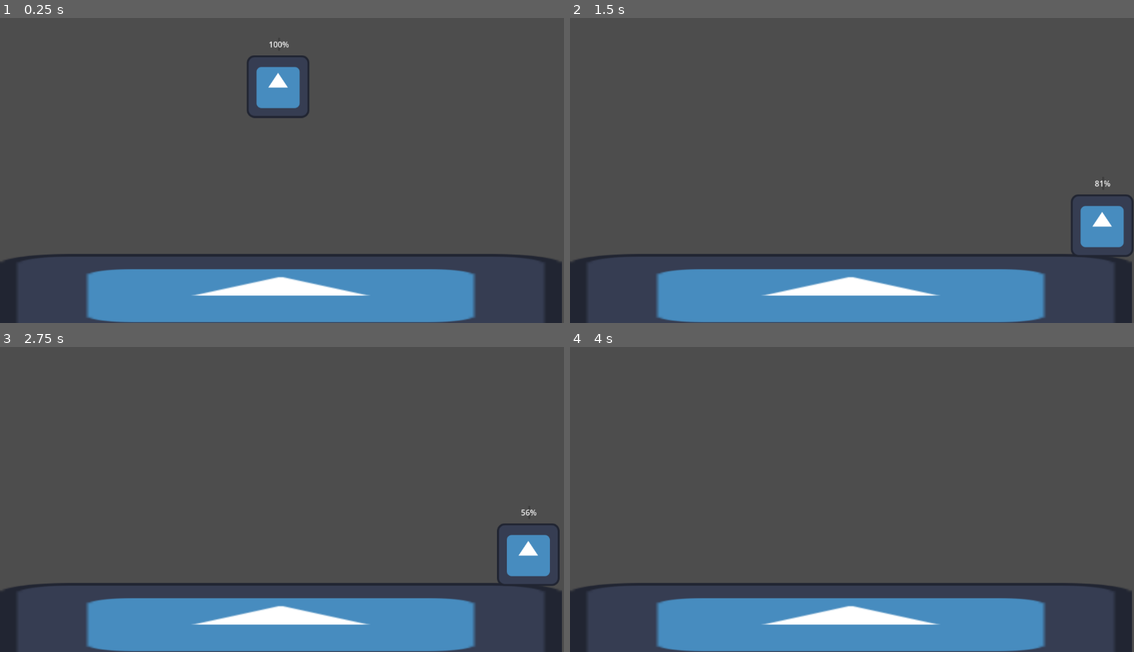
Above: before the commit, frames 1-4 (two rows, left to right).
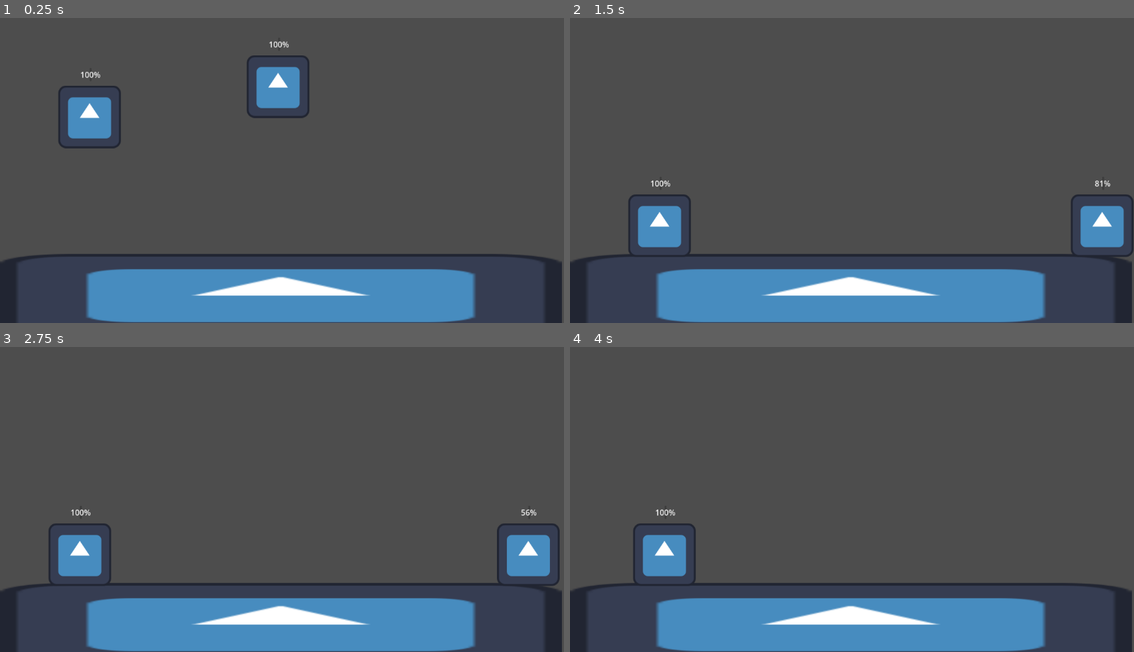
Above: after the commit, the same moments.

Repository: ernykt/yildonumu
Game: Godot game, scene res://scenes/main.tscn
Two runs of this game, one before a commit and one after it. Both use one fixed random seed, a clock stepped at 60 frames per second and the inputs below. The engine's default icon, where the game draws it, is replaced by a stand-in: a white triangle on a blue panel in a dark square.
Inputs:
- Up to frame 1 (0.25 s): no input
- Up to frame 2 (1.5 s): hold Right (player1_forward) from 0.53 s (still down); tap Space (player1_interact, bound only after the commit) at 0.6 s; tap Up (player1_jump) at 0.77 s; tap E (player2_interact, bound only after the commit) at 0.8, 1.35 s
- Up to frame 3 (2.75 s): tap Up (player1_jump) at 1.52 s; tap Space (player1_interact, bound only after the commit) at 1.55 s; release Right (player1_forward) at 2.03 s; hold Left (player1_backward) from 2.03 s (still down); tap A (player2_backward) at 2.1 s; tap E (player2_interact, bound only after the commit) at 2.3 s
- Up to frame 4 (4 s): release Left (player1_backward) at 2.78 s; hold Right (player1_forward) from 2.78 s (still down); tap D (player2_forward) at 2.85 s; tap Up (player1_jump) at 3.02, 3.77 s; tap Space (player1_interact, bound only after the commit) at 3.05, 3.6 s; tap Enter at 3.5 s; tap E (player2_interact, bound only after the commit) at 3.8 s

The runs differ from the first frame. In frame 1, 1.4% of the frame differs, in the area x 10-22%, y 17-43%; in frame 2, 1.3%; in frame 3, 1.3%; in frame 4, 1.3%.

Commit message:
carry state

Diff:
--- a/project.godot
+++ b/project.godot
@@ -47,6 +47,16 @@
 "events": [Object(InputEventKey,"resource_local_to_scene":false,"resource_name":"","device":-1,"window_id":0,"alt_press …(192 unchanged characters)…
 ]
 }
+player1_interact={
+"deadzone": 0.2,
+"events": [Object(InputEventKey,"resource_local_to_scene":false,"resource_name":"","device":-1,"window_id":0,"alt_pressed":false,"shift_pressed":false,"ctrl_pressed":false,"meta_pressed":false,"pressed":false,"keycode":0,"physical_keycode":32,"key_label":0,"unicode":32,"location":0,"echo":false,"script":null)
+]
+}
+player2_interact={
+"deadzone": 0.2,
+"events": [Object(InputEventKey,"resource_local_to_scene":false,"resource_name":"","device":-1,"window_id":0,"alt_pressed":false,"shift_pressed":false,"ctrl_pressed":false,"meta_pressed":false,"pressed":false,"keycode":0,"physical_keycode":69,"key_label":0,"unicode":101,"location":0,"echo":false,"script":null)
+]
+}
 
 [rendering]
 
--- a/scenes/main.tscn
+++ b/scenes/main.tscn
@@ -19,8 +19,11 @@
 
 [node name="CollisionShape2D" type="CollisionShape2D" parent="Icon"]
 position = Vector2(-1.61109, 17)
-scale = Vector2(1, 1)
 shape = SubResource("RectangleShape2D_jyhfs")
 
 [node name="Player" parent="." instance=ExtResource("2_sugp2")]
 position = Vector2(568, 132)
+
+[node name="Player2" parent="." instance=ExtResource("2_sugp2")]
+position = Vector2(183, 194)
+player_id = 2
--- a/scenes/player.tscn
+++ b/scenes/player.tscn
@@ -6,7 +6,10 @@
 [sub_resource type="RectangleShape2D" id="RectangleShape2D_g2els"]
 size = Vector2(138, 126)
 
-[node name="Player" type="CharacterBody2D"]
+[sub_resource type="RectangleShape2D" id="RectangleShape2D_qhqgy"]
+size = Vector2(191, 171)
+
+[node name="Player" type="CharacterBody2D" groups=["players"]]
 script = ExtResource("1_3vyb7")
 
 [node name="PlayerSprite" type="Sprite2D" parent="."]
@@ -19,6 +22,8 @@
 [node name="PlayerArea" type="Area2D" parent="."]
 
 [node name="PlayerColliderArea" type="CollisionShape2D" parent="PlayerArea"]
+position = Vector2(-2.5, -2.5)
+shape = SubResource("RectangleShape2D_qhqgy")
 
 [node name="ProgressBar" type="ProgressBar" parent="."]
 offset_top = -100.0
--- a/scripts/player.gd
+++ b/scripts/player.gd
@@ -3,279 +3,353 @@
 
 #region Export Değişkenleri
 # Inspector'dan ayarlanabilen değerler
-@export var player_id: int = 1 # Oyuncu 1 mi 2 mi olduğunu belirlemek için
-@export var move_speed: float = 400.0 # Yatay hareket hızı
-@export var sprint_speed_multiplier: float = 1.5 # Koşarken hız çarpanı
-@export var jump_speed: float = -400.0 # Zıplama gücü (eksi değer yukarı doğru hareketi temsil eder)
-@export var gravity: float = 980.0 # Yer çekimi
-@export var max_stamina: float = 100.0 # Maksimum dayanıklılık (stamina)
-@export var stamina_regen_rate: float = 10.0 # Saniyede yenilenen dayanıklılık
-@export var stamina_drain_rate: float = 20.0 # Saniyede tükenen dayanıklılık
-@export var stun_duration: float = 0.5 # Engelle çarpınca sersemleme süresi
-
-@export var stamina_message_threshold_ratio: float = 0.2 # Bu oranın altında stamina kalınca mesaj belirir (örn: 0.2 = %20)
-@export var message_scale_min: Vector2 = Vector2(0.9, 0.9) # Mesajın minimum ölçeği
-@export var message_scale_max: Vector2 = Vector2(1.1, 1.1) # Mesajın maksimum ölçeği
-@export var message_scale_duration: float = 0.8 # Mesajın büyüme/küçülme animasyonunun süresi (tek yön)
+@export var player_id: int = 1
+@export var move_speed: float = 400.0
+@export var sprint_speed_multiplier: float = 1.5
+@export var jump_speed: float = -400.0
+@export var gravity: float = 980.0
+@export var max_stamina: float = 100.0
+@export var stamina_regen_rate: float = 10.0
+@export var stamina_drain_rate: float = 20.0
+@export var stun_duration: float = 0.5
+
+@export var stamina_message_threshold_ratio: float = 0.2
+@export var message_scale_min: Vector2 = Vector2(0.9, 0.9)
+@export var message_scale_max: Vector2 = Vector2(1.1, 1.1)
+@export var message_scale_duration: float = 0.8
+
+# Sırta alma mekaniği için değişkenler
+@export var piggyback_speed_multiplier: float = 0.7
+@export var carrier_stamina_regen_rate: float = 5.0
+@export var piggyback_offset: Vector2 = Vector2(0, -120)
+
+# Hızlandırma mekaniği için değişkenler
+@export var boost_duration: float = 1.0     # Hızlandırmanın süresi (saniye)
+@export var boost_speed_multiplier: float = 1.5 # Hızlandırmanın hız çarpanı
 #endregion
 
 #region Hazır Nodelar
-# Sahnedeki nodelara referanslar
-@onready var sprite: Sprite2D = $PlayerSprite # Oyuncunun görseli
-@onready var player_collider: CollisionShape2D = $PlayerCollider # Oyuncunun ana çarpışma şekli
-@onready var player_area: Area2D = $PlayerArea # Köpek veya toplanabilir öğeleri algılamak için alan
-@onready var progress_bar: ProgressBar = $ProgressBar # Stamina göstermek için progress bar
-@onready var stamina_message_label: Label = $StaminaMessage # Stamina azaldığında beliren yazı
+@onready var sprite: Sprite2D = $PlayerSprite
+@onready var player_collider: CollisionShape2D = $PlayerCollider
+@onready var player_area: Area2D = $PlayerArea
+@onready var progress_bar: ProgressBar = $ProgressBar
+@onready var stamina_message_label: Label = $StaminaMessage
 #endregion
 
 #region FSM Durumları
-# Oyuncunun içinde bulunabileceği durumlar (Finite State Machine)
 enum State {
-	IDLE, # Durma durumu
-	WALK_RUN, # Yürüme/Koşma durumu
-	JUMP, # Zıplama durumu
-	STUNNED # Sersemleme durumu (engele çarpınca)
+	IDLE,
+	WALK_RUN,
+	JUMP,
+	STUNNED,
+	CARRYING,
+	CARRIED
 }
-var current_state: State = State.IDLE # Oyuncunun mevcut durumu
-var stun_timer: float = 0.0 # Sersemleme durumu için zamanlayıcı
+var current_state: State = State.IDLE
+var stun_timer: float = 0.0
 #endregion
 
 #region Oyuncu Durum Değişkenleri
-var current_stamina: float # Mevcut dayanıklılık
-var input_direction: float = 0.0 # -1: geri, 1: ileri, 0: yatay hareket yok
-var action_forward: String # İleri hareket input aksiyon adı
-var action_backward: String # Geri hareket input aksiyon adı
-var action_jump: String # Zıplama input aksiyon adı
+var current_stamina: float
+var input_direction: float = 0.0
+var action_forward: String
+var action_backward: String
+var action_jump: String
+var action_interact: String
+
+# Sırta alma durumu için referanslar
+var other_player: CharacterBody2D = null
+var carried_by: CharacterBody2D = null
+var carrying_player: CharacterBody2D = null
+var players_in_interaction_zone: Array = []
+var interaction_cooldown: float = 0.0
+var boost_timer: float = 0.0
 #endregion
 
-var message_tween: Tween # Tween nodu kod içinde oluşturulacak
+var message_tween: Tween
 
 func _ready():
-	# Başlangıç dayanıklılığını maksimuma ayarla
+	add_to_group("players")
+
+	player_area.body_entered.connect(_on_player_area_body_entered)
+	player_area.body_exited.connect(_on_player_area_body_exited)
+
 	current_stamina = max_stamina
-
-	# Progress Bar'ın başlangıç ayarları
 	progress_bar.max_value = max_stamina
 	progress_bar.min_value = 0
 	progress_bar.value = current_stamina
 
-	# Stamina mesajı başlangıçta gizli olsun
 	stamina_message_label.hide()
 	stamina_message_label.text = "Beni sırtına al!"
-	stamina_message_label.pivot_offset = stamina_message_label.size / 2.0 # Merkeze göre ölçeklensin
-
-	# Player ID'ye göre input aksiyonlarını ayarla
-	# Godot'un Proje Ayarları -> Input Map bölümünden bu aksiyonları tanımlamalısınız.
+	stamina_message_label.pivot_offset = stamina_message_label.size / 2.0
+
 	if player_id == 1:
 		action_forward = "player1_forward"
 		action_backward = "player1_backward"
 		action_jump = "player1_jump"
-		# Player 1'e özel sprite veya animasyon ayarları burada yapılabilir.
-		# Örneğin: sprite.texture = preload("res://player1_visual.png")
+		action_interact = "player1_interact"
 	elif player_id == 2:
 		action_forward = "player2_forward"
 		action_backward = "player2_backward"
 		action_jump = "player2_jump"
-		# Player 2'ye özel sprite veya animasyon ayarları burada yapılabilir.
-		# Örneğin: sprite.texture = preload("res://player2_visual.png")
-
-	# Oyun başladığında oyuncuyu IDLE (durma) durumuna ayarla
+		action_interact = "player2_interact"
+
 	set_state(State.IDLE)
 
 func _physics_process(delta):
-	# Yer çekimi her zaman uygulanır (zıplarken veya düşerken)
-	velocity.y += gravity * delta
-
-	# FSM (Sonlu Durum Makinesi) yapısına göre mevcut durumu işle
+	interaction_cooldown = max(0.0, interaction_cooldown - delta)
+	boost_timer = max(0.0, boost_timer - delta)
+
+	if other_player == null:
+		find_other_player()
+
+	if current_state != State.CARRIED:
+		velocity.y += gravity * delta
+
 	match current_state:
 		State.IDLE:
 			handle_idle_state(delta)
+			handle_interaction_check()
 		State.WALK_RUN:
 			handle_walk_run_state(delta)
+			handle_interaction_check()
 		State.JUMP:
 			handle_jump_state(delta)
 		State.STUNNED:
 			handle_stunned_state(delta)
-
-	# Hareket ve çarpışma algılamayı uygula
-	move_and_slide()
-
-	# Engellere çarpışmaları kontrol et (durumdan bağımsız)
+		State.CARRYING:
+			handle_carrying_state(delta)
+		State.CARRIED:
+			handle_carried_state(delta)
+
+	if current_state != State.CARRIED:
+		move_and_slide()
+
 	check_obstacle_collisions()
-
-	# Progress Bar'ı güncel tut
 	progress_bar.value = current_stamina
-
-	# Stamina mesajının görünürlüğünü ve animasyonunu yönet
 	update_stamina_message()
 
-# Yeni bir duruma geçişi yöneten fonksiyon
 func set_state(new_state: State):
-	# Eğer zaten aynı durumdaysak, hiçbir şey yapma
-	if current_state == new_state:
-		return
-
-	# Durumdan çıkış mantığı (isteğe bağlı, önceki durumu temizlemek için)
+	if current_state == new_state: return
+
 	match current_state:
 		State.STUNNED:
-			stun_timer = 0.0 # Sersemleme bitince zamanlayıcıyı sıfırla
-			# Sersemleme animasyonunu durdurma veya normal animasyona geçiş
+			stun_timer = 0.0
+		State.CARRYING:
+			carrying_player = null
+		State.CARRIED:
+			player_collider.disabled = false
+			carried_by = null
 		_:
-			pass # Diğer durumlar için özel çıkış mantığı yok
-
-	# Mevcut durumu yeni duruma ayarla
+			pass
+
 	current_state = new_state
 
-	# Yeni duruma giriş mantığı (isteğe bağlı, yeni durumu başlatmak için)
 	match current_state:
-		State.IDLE:
-			# Sprite animasyonunu IDLE (boşta) olarak ayarla
-			# print("Oyuncu %d: IDLE durumunda" % player_id)
+		State.IDLE: pass
+		State.WALK_RUN: pass
+		State.JUMP: pass
+		State.STUNNED:
+			stun_timer = stun_duration
+			velocity.x = 0
+		State.CARRYING:
 			pass
-		State.WALK_RUN:
-			# Sprite animasyonunu Yürüme/Koşma olarak ayarla
-			# print("Oyuncu %d: WALKING/RUNNING durumunda" % player_id)
-			pass
-		State.JUMP:
-			# Sprite animasyonunu Zıplama olarak ayarla
-			# print("Oyuncu %d: JUMP durumunda" % player_id)
-			pass
-		State.STUNNED:
-			stun_timer = stun_duration # Sersemleme süresini başlat
-			velocity.x = 0 # Sersemlenince yatay hızı sıfırla
-			# Sprite animasyonunu STUNNED (sersemlemiş) olarak ayarla
-			# print("Oyuncu %d: STUNNED durumunda" % player_id)
-			pass
-
-# IDLE (durma) durumunu yöneten fonksiyon
+		State.CARRIED:
+			velocity = Vector2.ZERO
+			player_collider.disabled = true
+			if stamina_message_label.is_visible_in_tree():
+				stamina_message_label.hide()
+
 func handle_idle_state(delta):
-	handle_horizontal_input() # Yatay inputu kontrol et
-	handle_stamina_regen(delta) # Dayanıklılığı yenile (sadece IDLE durumunda)
-
-	# Durum geçişleri
-	if input_direction != 0: # Yatay hareket inputu varsa
+	handle_horizontal_input()
+	handle_stamina_regen(delta)
+
+	if input_direction != 0:
 		set_state(State.WALK_RUN)
-	elif Input.is_action_just_pressed(action_jump) and is_on_floor(): # Zıplama inputu ve yerdeyse
-		velocity.y = jump_speed # Zıplama hızını uygula
-		set_state(State.JUMP) # Zıplama durumuna geç
-
-	velocity.x = 0 # IDLE durumunda yatay hızı sıfırla (yerde sabit kal)
-
-# WALK_RUN (yürüme/koşma) durumunu yöneten fonksiyon
+	elif can_process_input() and Input.is_action_just_pressed(action_jump) and is_on_floor():
+		velocity.y = jump_speed
+		set_state(State.JUMP)
+
+	velocity.x = 0
+
 func handle_walk_run_state(delta):
-	handle_horizontal_input() # Yatay inputu kontrol et
-
-	# Stamina'ya bağlı olarak hareket hızını hesapla.
-	# Stamina azaldıkça hareket hızı azalır, ancak 'move_speed'in %20'sinden az olamaz.
+	handle_horizontal_input()
+
 	var stamina_ratio = current_stamina / max_stamina
 	var current_base_speed = lerp(move_speed * 0.2, move_speed, stamina_ratio)
-
 	var current_speed = current_base_speed
 
-	# İleri giderken ve dayanıklılık varken koşma/sprint yap
 	if input_direction == 1 and current_stamina > 0:
 		current_speed *= sprint_speed_multiplier
-	# Not: Stamina bittiğinde sprint yapma durumu 'current_base_speed' tarafından zaten kontrol ediliyor.
-
-	# Hareket varken (ileri veya geri), stamina harca
-	if input_direction != 0: # Eğer hareket ediyorsak (ileri veya geri)
+
+	if input_direction != 0:
 		current_stamina -= stamina_drain_rate * delta
-		current_stamina = max(0, current_stamina) # Dayanıklılık 0'ın altına düşmesin
-
-	velocity.x = input_direction * current_speed # Yatay hızı uygula
-
-	# Durum geçişleri
-	if input_direction == 0: # Yatay hareket inputu yoksa
-		set_state(State.IDLE) # IDLE durumuna geç
-	elif Input.is_action_just_pressed(action_jump) and is_on_floor(): # Zıplama inputu ve yerdeyse
-		velocity.y = jump_speed # Zıplama hızını uygula (jump_speed stamina'dan etkilenmiyor)
-		set_state(State.JUMP) # Zıplama durumuna geç
-
-# JUMP (zıplama) durumunu yöneten fonksiyon
+		current_stamina = max(0, current_stamina)
+
+	velocity.x = input_direction * current_speed
+
+	if input_direction == 0:
+		set_state(State.IDLE)
+	elif can_process_input() and Input.is_action_just_pressed(action_jump) and is_on_floor():
+		velocity.y = jump_speed
+		set_state(State.JUMP)
+
 func handle_jump_state(delta):
-	handle_horizontal_input() # Zıplarken de yatay hareket kontrolü
-
-	# Zıplarken yatay hareket hızını uygula (bu hız stamina'dan etkilenmez, orijinal move_speed kullanılır)
+	handle_horizontal_input()
 	velocity.x = input_direction * move_speed
-
-	# Zıplama eyleminin kendisi stamina harcasın
-	current_stamina -= stamina_drain_rate * delta # Zıplarken stamina harca
-	current_stamina = max(0, current_stamina) # Dayanıklılık 0'ın altına düşmesin
-
-	# Durum geçişleri
-	if is_on_floor(): # Yere değerse
-		if input_direction != 0: # Hala yatay hareket inputu varsa
-			set_state(State.WALK_RUN) # Yürüme/Koşma durumuna geç
-		else:
-			set_state(State.IDLE) # Yoksa IDLE durumuna geç
-
-# STUNNED (sersemleme) durumunu yöneten fonksiyon
+	current_stamina -= stamina_drain_rate * delta
+	current_stamina = max(0, current_stamina)
+
+	if is_on_floor():
+		set_state(State.IDLE if input_direction == 0 else State.WALK_RUN)
+
 func handle_stunned_state(delta):
-	stun_timer -= delta # Zamanlayıcıyı azalt
-	if stun_timer <= 0: # Sersemleme süresi bittiyse
-		set_state(State.IDLE) # IDLE durumuna geri dön (veya inputa göre WALK_RUN)
-	# Sersemlemişken hareket yok, velocity.x zaten set_state içinde 0'a çekildi.
-
-# Yatay inputu işleyen ve sprite yönünü ayarlayan fonksiyon
+	stun_timer -= delta
+	if stun_timer <= 0:
+		set_state(State.IDLE)
+
+func handle_carrying_state(delta):
+	if not is_instance_valid(carrying_player):
+		set_state(State.IDLE)
+		return
+
+	handle_horizontal_input()
+
+	if Input.is_action_just_pressed(action_jump) and is_on_floor():
+		velocity.y = jump_speed
+
+	var final_speed = move_speed * piggyback_speed_multiplier
+	if boost_timer > 0.0:
+		final_speed *= boost_speed_multiplier
+
+	velocity.x = input_direction * final_speed
+
+	current_stamina += carrier_stamina_regen_rate * delta
+	current_stamina = min(max_stamina, current_stamina)
+
+	carrying_player.global_position = self.global_position + piggyback_offset
+
+func handle_carried_state(delta):
+	handle_stamina_regen(delta)
+
+	if Input.is_action_just_pressed(action_interact):
+		if is_instance_valid(carried_by):
+			carried_by.activate_speed_boost()
+
+	if current_stamina >= max_stamina:
+		dismount_with_jump()
+		return
+
+func can_process_input() -> bool:
+	if current_state == State.STUNNED or current_state == State.CARRIED:
+		return false
+	return true
+
 func handle_horizontal_input():
+	if not can_process_input():
+		input_direction = 0.0
+		return
+
 	input_direction = 0.0
 	if Input.is_action_pressed(action_forward):
 		input_direction += 1.0
-		sprite.flip_h = false # Sprite'ı sağa döndür
+		sprite.flip_h = false
 	if Input.is_action_pressed(action_backward):
 		input_direction -= 1.0
-		sprite.flip_h = true # Sprite'ı sola döndür
-
-# Sadece stamina yenilenmesini yöneten yardımcı fonksiyon (sadece IDLE durumunda çağrılmalı)
+		sprite.flip_h = true
+
 func handle_stamina_regen(delta):
 	current_stamina += stamina_regen_rate * delta
-	current_stamina = min(max_stamina, current_stamina) # Stamina maksimumu geçmesin
-
-# Engellere çarpışmaları kontrol eden fonksiyon
+	current_stamina = min(max_stamina, current_stamina)
+
 func check_obstacle_collisions():
-	# CharacterBody2D'nin çarptığı tüm kayan çarpışmaları kontrol et
 	for i in get_slide_collision_count():
 		var collision = get_slide_collision(i)
-		# Çarptığımız objenin bir TileMap olup olmadığını kontrol et
 		if collision.get_collider() and collision.get_collider() is TileMap:
-			# Eğer zaten sersemlemiş değilsek, sersemleme durumuna geç
 			if current_state != State.STUNNED:
 				set_state(State.STUNNED)
-			break # Aynı karede birden fazla çarpışma olsa bile sadece ilkini işle
-
-# Stamina mesajının görünürlüğünü ve animasyonunu yöneten fonksiyon
+			break
+
 func update_stamina_message():
 	var threshold_stamina = max_stamina * stamina_message_threshold_ratio
-
-	if current_stamina <= threshold_stamina and current_state != State.STUNNED:
+	if current_stamina <= threshold_stamina and not is_piggybacking():
 		if not stamina_message_label.is_visible_in_tree():
 			stamina_message_label.show()
 			start_stamina_message_tween()
 	else:
 		if stamina_message_label.is_visible_in_tree():
 			stamina_message_label.hide()
-			# Tween'i durdur ve ölçeği sıfırla, eğer zaten oluşturulmuşsa
 			if message_tween:
 				message_tween.stop()
-				stamina_message_label.scale = Vector2(1,1) # Ölçeği sıfırla
-
-# Stamina mesajı tween animasyonunu başlatan fonksiyon
+				stamina_message_label.scale = Vector2(1,1)
+
 func start_stamina_message_tween():
-	# Eğer tween zaten varsa durdur, yoksa yeni bir tane oluştur
-	if message_tween:
-		message_tween.stop()
-	else:
-		message_tween = get_tree().create_tween() # Yeni Tween oluştur
-
-	message_tween.set_loops() # Sonsuz döngüde çalışsın
-
-	# Büyüme animasyonu
-	message_tween.tween_property(stamina_message_label, "scale", message_scale_max, message_scale_duration)\
-		.set_ease(Tween.EASE_OUT)
-
-	# Küçülme animasyonu
-	message_tween.tween_property(stamina_message_label, "scale", message_scale_min, message_scale_duration)\
-		.set_ease(Tween.EASE_IN)
-
-	# Tween tamamlandığında yapılacak ek işlemler (isteğe bağlı)
-	# message_tween.finished.connect(_on_message_tween_finished)
+	if message_tween: message_tween.stop()
+	else: message_tween = get_tree().create_tween()
+
+	message_tween.set_loops()
+	message_tween.tween_property(stamina_message_label, "scale", message_scale_max, message_scale_duration).set_ease(Tween.EASE_OUT)
+	message_tween.tween_property(stamina_message_label, "scale", message_scale_min, message_scale_duration).set_ease(Tween.EASE_IN)
+
+func find_other_player():
+	var players = get_tree().get_nodes_in_group("players")
+	for p in players:
+		if p != self:
+			other_player = p
+			break
+
+func handle_interaction_check():
+	if interaction_cooldown > 0.0:
+		return
+
+	if not can_process_input():
+		return
+
+	if Input.is_action_just_pressed(action_interact) and is_instance_valid(other_player):
+		if other_player.is_requesting_piggyback() and other_player in players_in_interaction_zone:
+			start_carrying(other_player)
+			other_player.start_being_carried(self)
+
+func _on_player_area_body_entered(body: Node2D):
+	if body.is_in_group("players") and body != self:
+		if not body in players_in_interaction_zone:
+			players_in_interaction_zone.append(body)
+
+func _on_player_area_body_exited(body: Node2D):
+	if body in players_in_interaction_zone:
+		players_in_interaction_zone.erase(body)
+
+func is_requesting_piggyback() -> bool:
+	return stamina_message_label.is_visible_in_tree()
+
+func start_carrying(player_to_carry: CharacterBody2D):
+	carrying_player = player_to_carry
+	set_state(State.CARRYING)
+
+func start_being_carried(carrier: CharacterBody2D):
+	carried_by = carrier
+	set_state(State.CARRIED)
+
+func stop_piggyback():
+	interaction_cooldown = 0.5
+
+	if is_instance_valid(carried_by):
+		carried_by.set_state(State.IDLE)
+	elif is_instance_valid(carrying_player):
+		carrying_player.set_state(State.IDLE)
+
+	set_state(State.IDLE)
+
+func dismount_with_jump():
+	if carried_by == null or not is_instance_valid(carried_by):
+		return
+
+	carried_by.set_state(State.IDLE)
+	velocity.y = jump_speed
+	set_state(State.JUMP)
+
+func activate_speed_boost():
+	boost_timer = boost_duration
+
+func is_piggybacking() -> bool:
+	return current_state == State.CARRYING or current_state == State.CARRIED
Not shown: 1 places in scenes/player.tscn that only renumber resources
